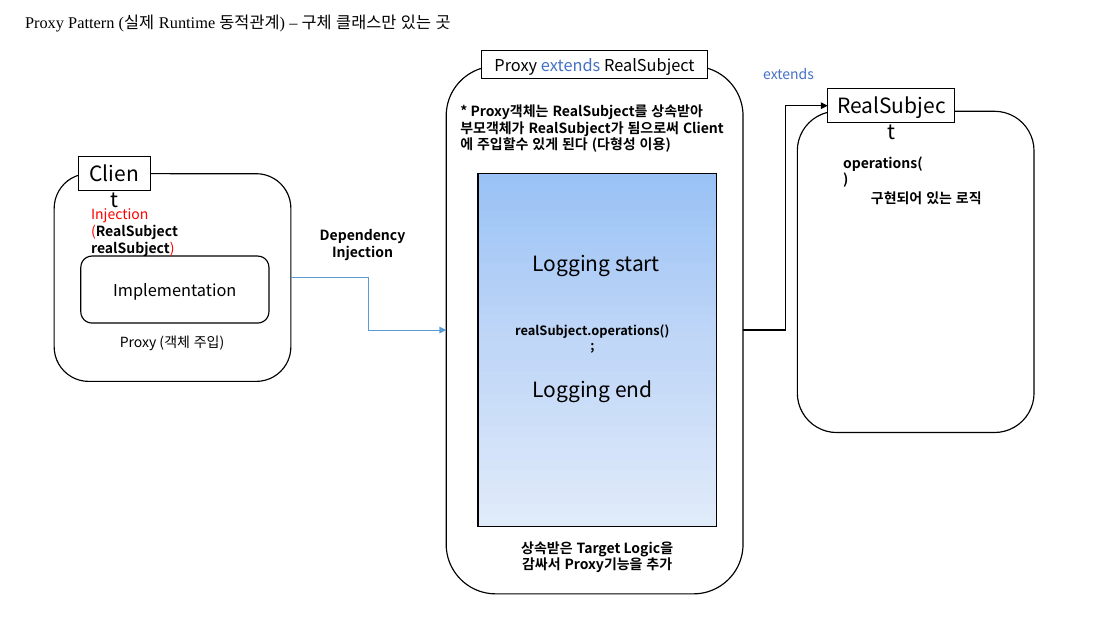
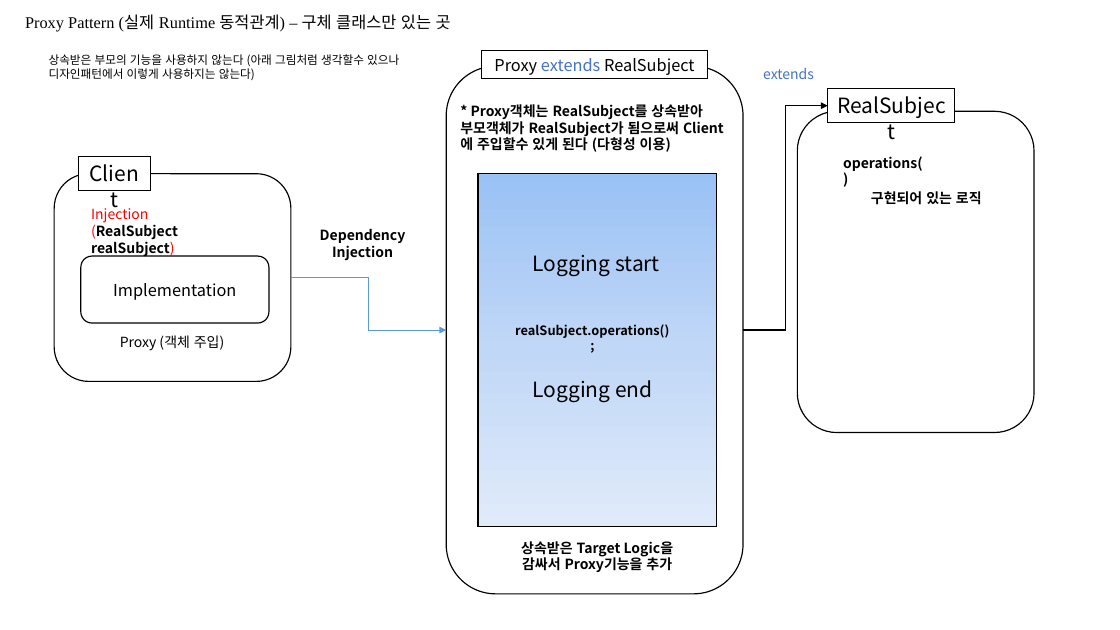
Before and after one commit to taehyuklee/BackEndDevelopment, a slide deck: slide 8 of SpringFramework/SpringAdvanced/DesignPattern.pptx. Drawn at 1120x630 pixels with LibreOffice and Linux fonts; fonts in the diff are those of the drawing. Boxes give left, top, right and bottom in pixels: in the first picture for what was removed or moved away, otherwise in the second. Text is boxed around its words. In the diff, an @@ line names an element or a change of style, - is before the commit and + after.

```diff
--- a/SpringFramework/SpringAdvanced/DesignPattern.pptx
+++ b/SpringFramework/SpringAdvanced/DesignPattern.pptx
@@ text added at (49, 54, 399, 80), 10 pt, text #000000 @@
+상속받은 부모의 기능을 사용하지 않는다 (아래 그림처럼 생각할수 있으나 디자인패턴에서 이렇게 사용하지는 않는다)
```
Also in this commit, not shown: 1 slide added, 1 other file.
